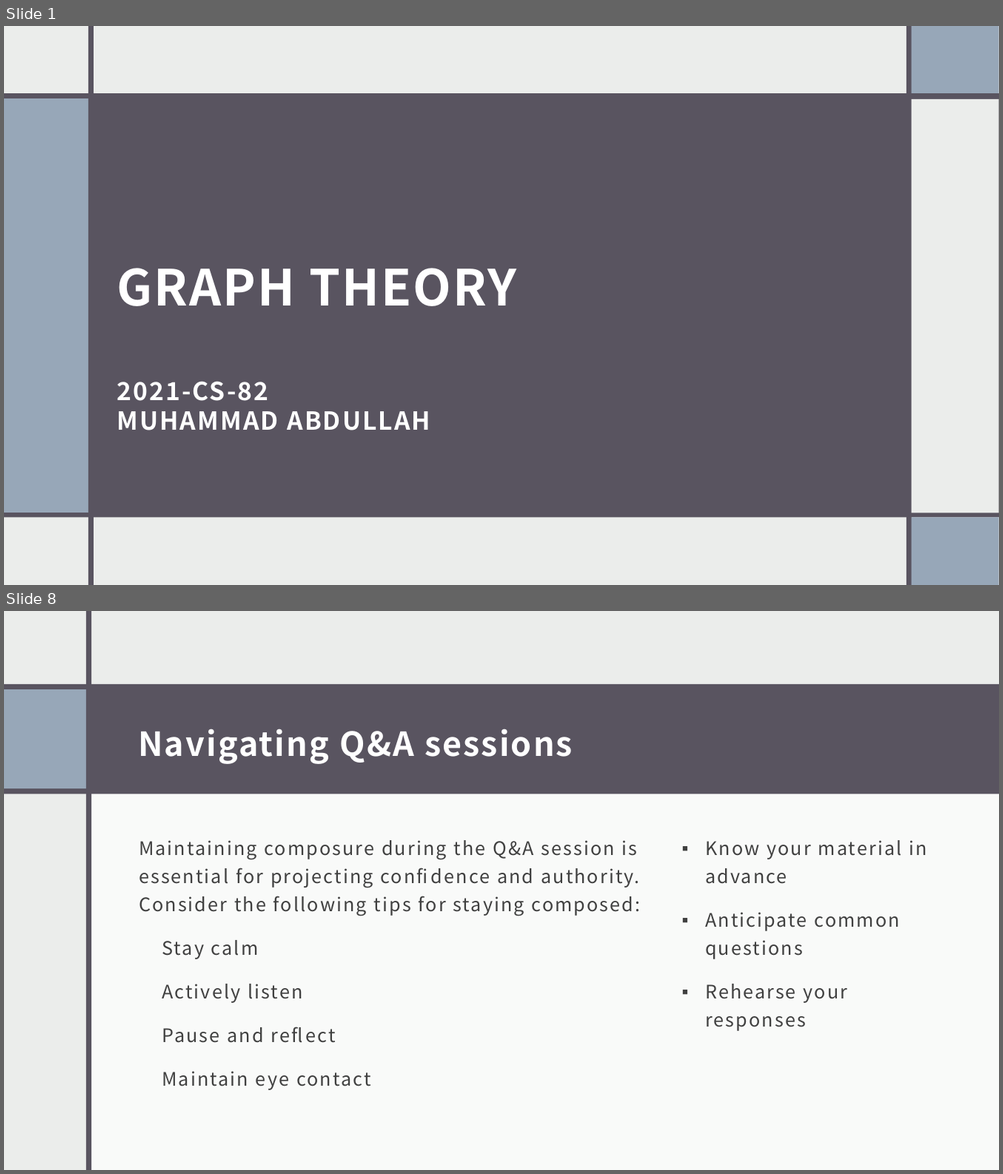
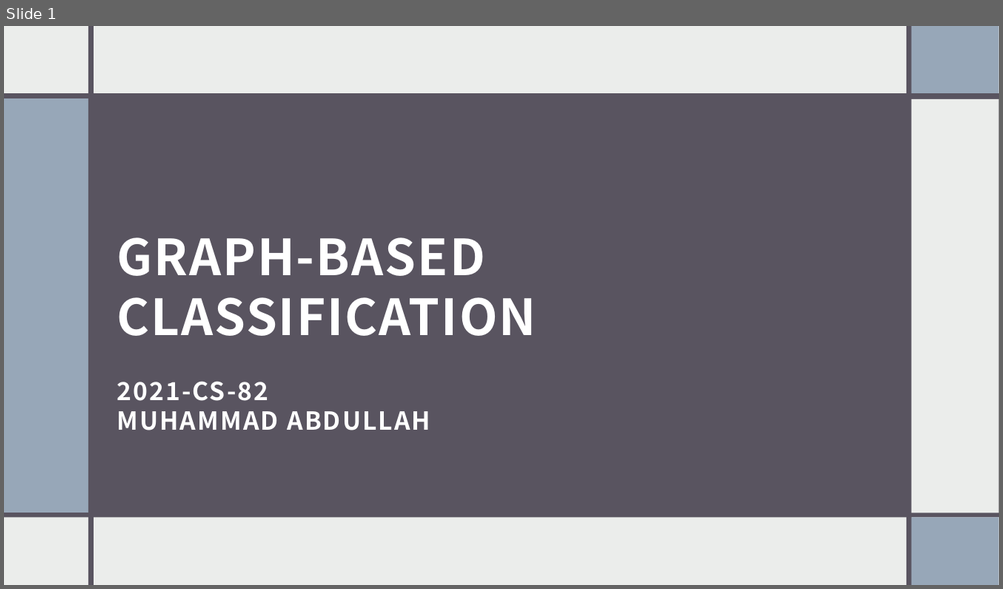
Before and after one commit to muhammadabdullah660/Graph-Based-Classification, a slide deck: Slides.pptx. Shown one above the other, each under a label of ours: slides 1 and 8 before the commit, slide 1 after it; the slides between them are not shown. The pictures are 1003x1174 and 1003x589 pixels, drawn with LibreOffice and Linux fonts; fonts in the diff are those of the drawing. Boxes give left, top, right and bottom in pixels: in the first picture for what was removed or moved away, otherwise in the second. Text is boxed around its words. In the diff, an @@ line names an element or a change of style, - is before the commit and + after.

```diff
--- a/Slides.pptx
+++ b/Slides.pptx
@@ slide 8 removed at (4,611,999,1170), background #EBEDEB @@
@@ rectangle removed at (4,611,999,1170) @@
@@ rectangle removed at (86,612,91,1170) @@
@@ rectangle removed at (384,612,389,1170) @@
@@ rectangle removed at (389,611,999,1170) @@
@@ rectangle removed at (4,684,999,794) @@
@@ rectangle removed at (4,689,86,789) @@
@@ title removed at (138,729,572,764) @@
-Navigating Q&A sessions
@@ rectangle removed at (89,785,999,1170) @@
@@ text removed at (139,840,640,1091) @@
-Maintaining composure during the Q&A session is essential for projecting confidence and authority. Consider the following tips for staying composed:
-  Stay calm
-  Actively listen
-  Pause and reflect
-  Maintain eye contact
@@ text removed at (705,840,926,1031) @@
-▪ Know your material in advance
-▪ Anticipate common questions
-▪ Rehearse your responses
@@ slide 1 changed as well @@
@@ title at (117,238,537,336): text changed @@
-GRAPH THEORY
+GRAPH-BASED CLASSIFICATION
```
Also in this commit, not shown: 1 other slide changed, 8 slides added, 10 other slides removed, 5 other files.
